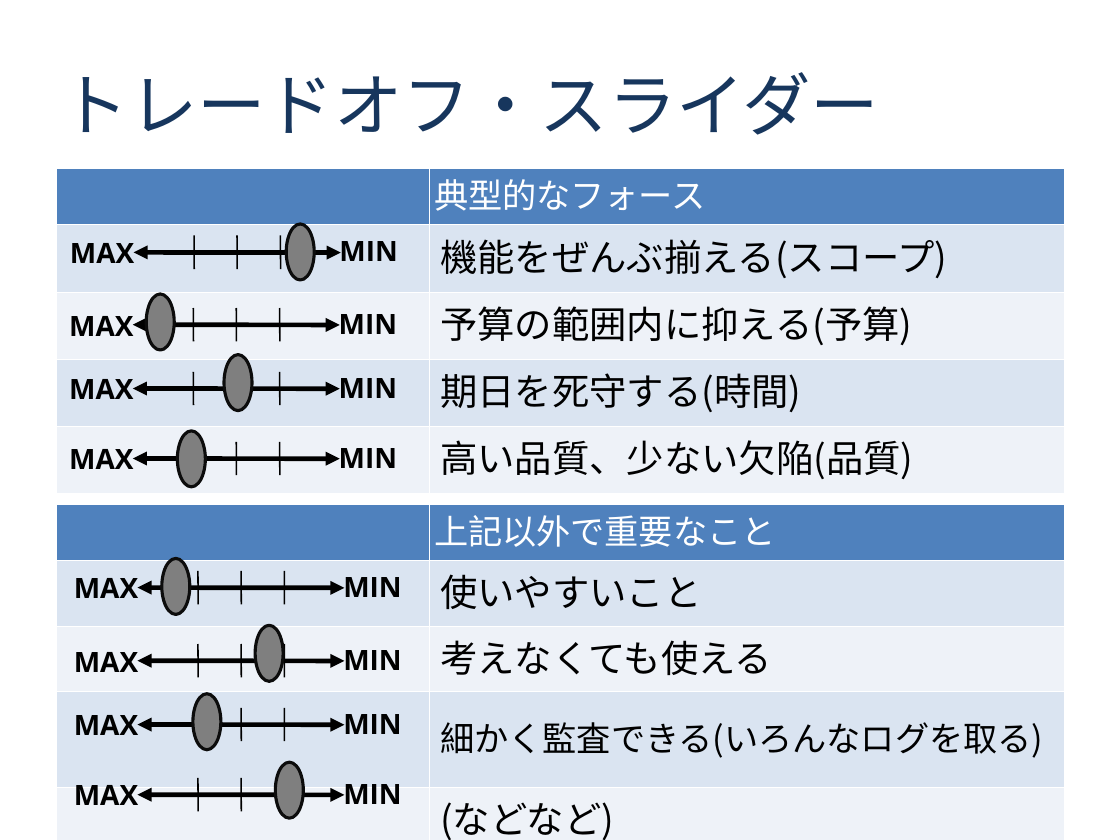
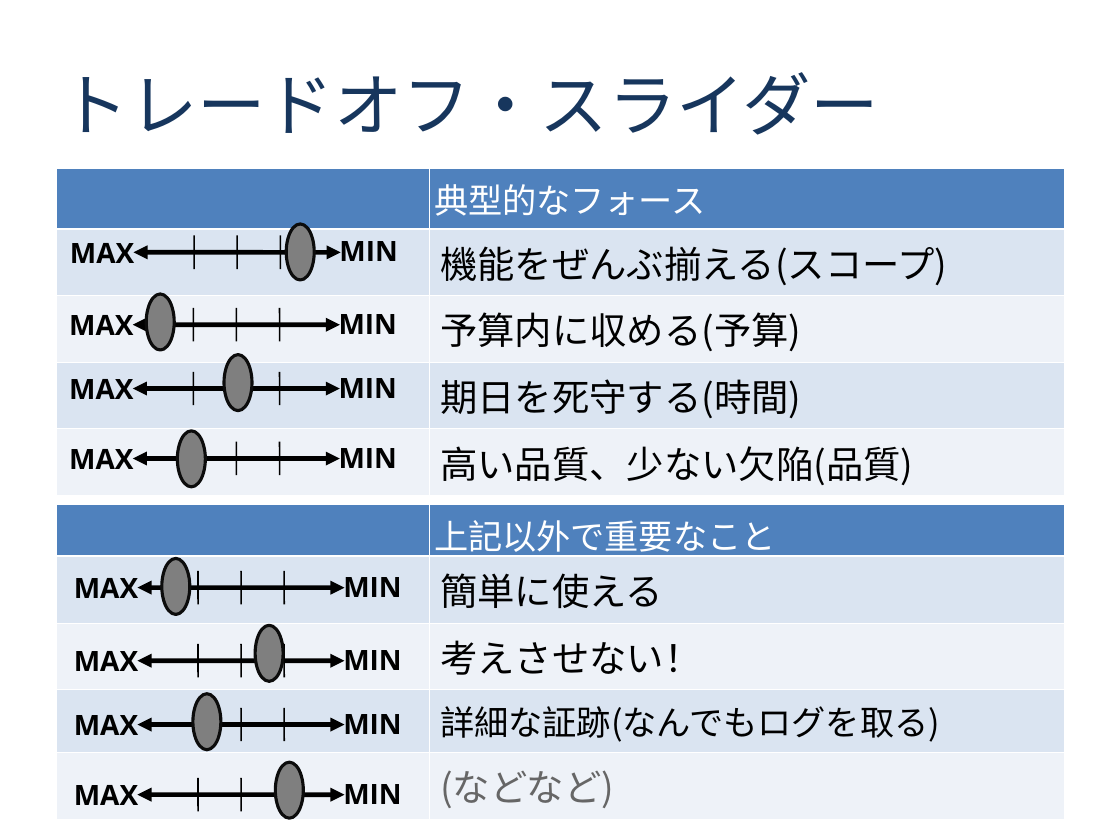
Before and after one commit to agile-samurai-ja/support, a slide deck: slide 12 of blank-inception-deck/blank-inception-deck1-ja.ppt. Drawn at 1120x840 pixels with LibreOffice and Linux fonts; fonts in the diff are those of the drawing; grey boxes stand for pictures. Boxes give left, top, right and bottom in pixels: in the first picture for what was removed or moved away, otherwise in the second. Text is boxed around its words. In the diff, an @@ line names an element or a change of style, - is before the commit and + after.

```diff
--- a/blank-inception-deck/blank-inception-deck1-ja.ppt
+++ b/blank-inception-deck/blank-inception-deck1-ja.ppt
@@ table at (56,168,1064,493) @@
-row 3, column 2: 予算の範囲内に抑える(予算)
+row 3, column 2: 予算内に収める(予算)
@@ line spacing 0.83 to 1 @@
@@ borders changed @@
@@ table at (56,504,1064,829) @@
-row 2, column 2: 使いやすいこと
+row 2, column 2: 簡単に使える
-row 3, column 2: 考えなくても使える
+row 3, column 2: 考えさせない！
-row 4, column 2: 細かく監査できる(いろんなログを取る)
+row 4, column 2: 詳細な証跡(なんでもログを取る)
@@ text colour #000000 to #666666 in "(などなど)" @@
@@ line spacing 0.83 to 1 @@
@@ borders changed @@
```
Also in this commit, not shown: 6 other slides changed, 2 other files.
